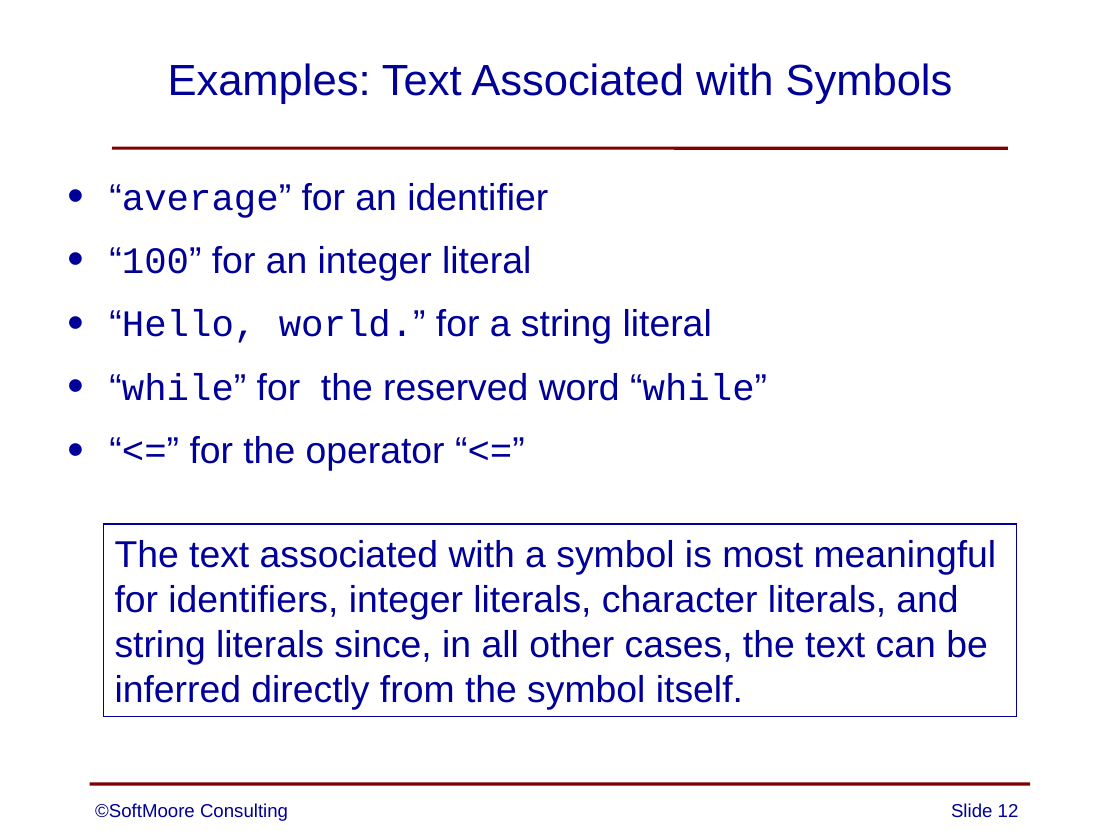
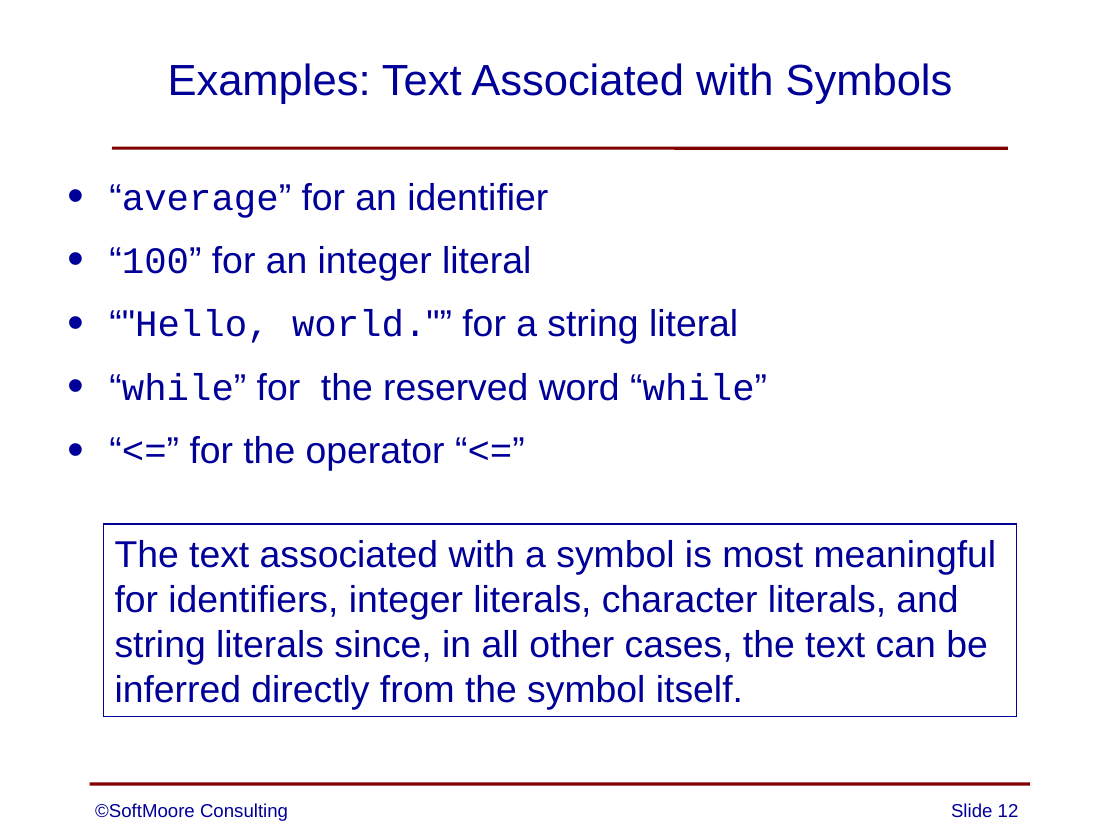
Before and after one commit to SoftMoore/CPRL-Java-3rd, a slide deck: slide 12 of PowerPoints/05 - Lexical Analysis.pptx. Drawn at 1120x840 pixels with LibreOffice and Linux fonts; fonts in the diff are those of the drawing. Boxes give left, top, right and bottom in pixels: in the first picture for what was removed or moved away, otherwise in the second. Text is boxed around its words. In the diff, an @@ line names an element or a change of style, - is before the commit and + after.

Commit message:
minor edit to one PowerPoint slide

```diff
--- a/PowerPoints/05 - Lexical Analysis.pptx
+++ b/PowerPoints/05 - Lexical Analysis.pptx
@@ text at (109,309,738,344): text changed @@
-• “Hello, world.” for a string literal
+• “"Hello, world."” for a string literal
```
